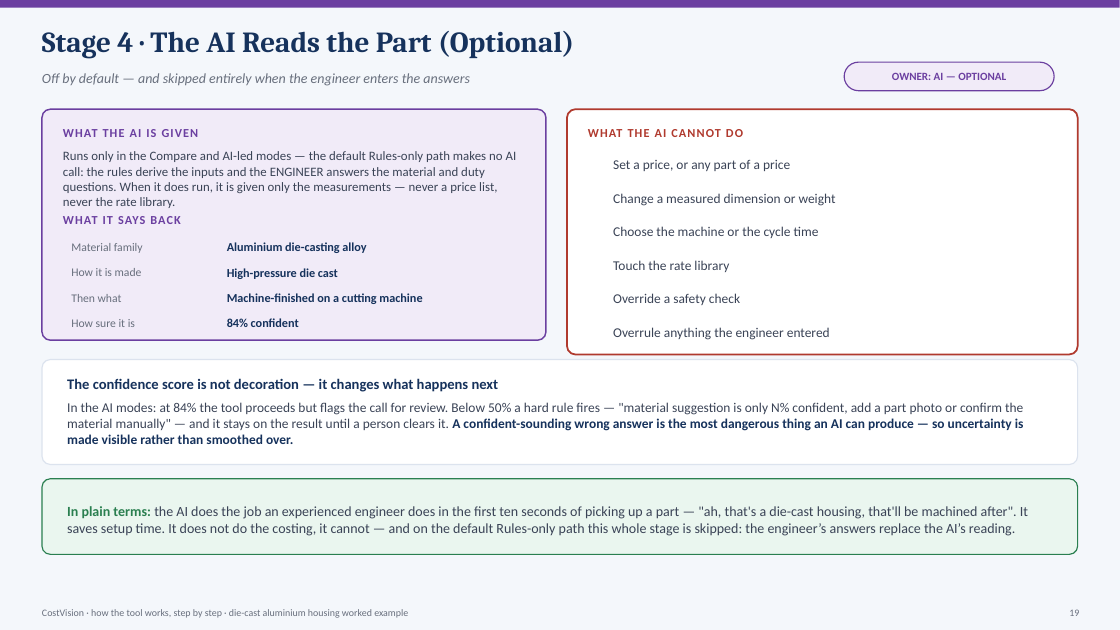
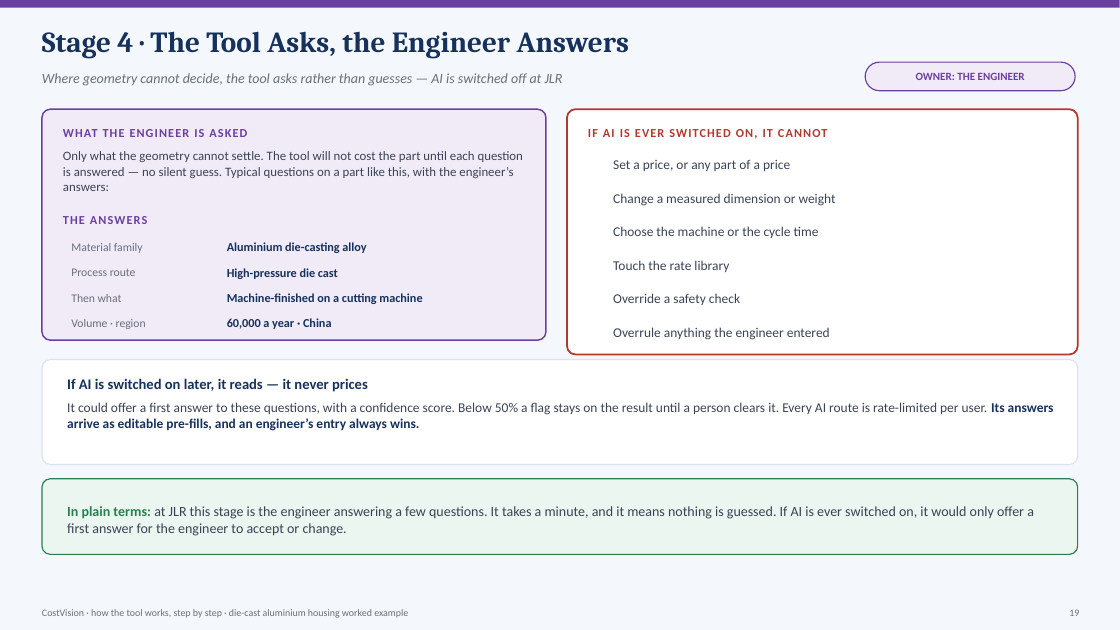
Before and after one commit to bhosaleavinash546/leamington-marathi, a slide deck: slide 19 of CostVision-Workflow-Explained.pptx. Drawn at 1120x630 pixels with LibreOffice and Linux fonts; fonts in the diff are those of the drawing; background and template pictures are left out. Boxes give left, top, right and bottom in pixels: in the first picture for what was removed or moved away, otherwise in the second. Text is boxed around its words. In the diff, an @@ line names an element or a change of style, - is before the commit and + after.

```diff
--- a/CostVision-Workflow-Explained.pptx
+++ b/CostVision-Workflow-Explained.pptx
@@ text at (x1=42, y1=31, x2=629, y2=59): text changed @@
-Stage 4 · The AI Reads the Part (Optional)
+Stage 4 · The Tool Asks, the Engineer Answers
@@ text at (x1=42, y1=73, x2=563, y2=86): text changed @@
-Off by default — and skipped entirely when the engineer enters the answers
+Where geometry cannot decide, the tool asks rather than guesses — AI is switched off at JLR
@@ rounded rectangle moved from (x1=844, y1=62, x2=1054, y2=91) to (x1=865, y1=62, x2=1075, y2=91) @@
@@ text at (x1=916, y1=72, x2=1025, y2=80): text changed @@
-OWNER: AI — OPTIONAL
+OWNER: THE ENGINEER
@@ text at (x1=63, y1=129, x2=247, y2=137): text changed @@
-WHAT THE AI IS GIVEN
+WHAT THE ENGINEER IS ASKED
@@ text at (x1=588, y1=129, x2=828, y2=139): text changed @@
-WHAT THE AI CANNOT DO
+IF AI IS EVER SWITCHED ON, IT CANNOT
@@ text at (x1=63, y1=151, x2=523, y2=191): text changed @@
-Runs only in the Compare and AI-led modes — the default Rules-only path makes no AI call: the rules derive the inputs and the ENGINEER answers the material and duty questions. When it does run, it is given only the measurements — never a price list, never the rate library.
+Only what the geometry cannot settle. The tool will not cost the part until each question is answered — no silent guess. Typical questions on a part like this, with the engineer’s answers:
@@ text at (x1=63, y1=216, x2=147, y2=224): text changed @@
-WHAT IT SAYS BACK
+THE ANSWERS
@@ text at (x1=71, y1=268, x2=136, y2=276): text changed @@
-How it is made
+Process route
@@ text at (x1=71, y1=319, x2=146, y2=329): text changed @@
-How sure it is
+Volume · region
@@ text at (x1=227, y1=318, x2=331, y2=329): text changed @@
-84% confident
+60,000 a year · China
@@ text at (x1=67, y1=378, x2=368, y2=392): text changed @@
-The confidence score is not decoration — it changes what happens next
+If AI is switched on later, it reads — it never prices
@@ text at (x1=67, y1=402, x2=1054, y2=431): text changed @@
-In the AI modes: at 84% the tool proceeds but flags the call for review. Below 50% a hard rule fires — "material suggestion is only N% confident, add a part photo or confirm the material manually" — and it stays on the result until a person clears it. A confident-sounding wrong answer is the most dangerous thing an AI can produce — so uncertainty is made visible rather than smoothed over.
+It could offer a first answer to these questions, with a confidence score. Below 50% a flag stays on the result until a person clears it. Every AI route is rate-limited per user. Its answers arrive as editable pre-fills, and an engineer’s entry always wins.
@@ text at (x1=67, y1=506, x2=1034, y2=536): text changed @@
-In plain terms: the AI does the job an experienced engineer does in the first ten seconds of picking up a part — "ah, that's a die-cast housing, that'll be machined after". It saves setup time. It does not do the costing, it cannot — and on the default Rules-only path this whole stage is skipped: the engineer’s answers replace the AI’s reading.
+In plain terms: at JLR this stage is the engineer answering a few questions. It takes a minute, and it means nothing is guessed. If AI is ever switched on, it would only offer a first answer for the engineer to accept or change.
```
Also in this commit, not shown: 47 other slides changed, 1 other file.
